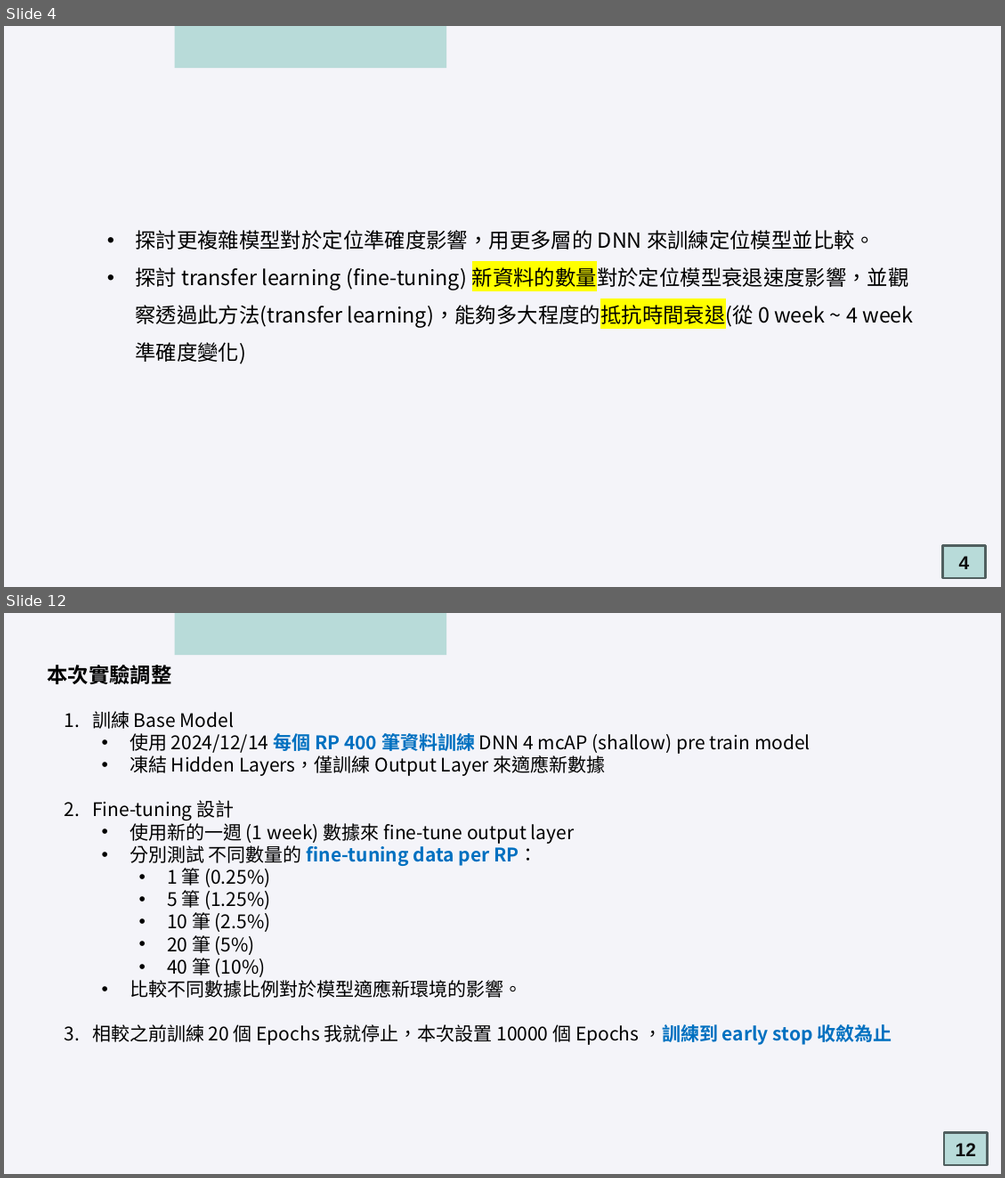
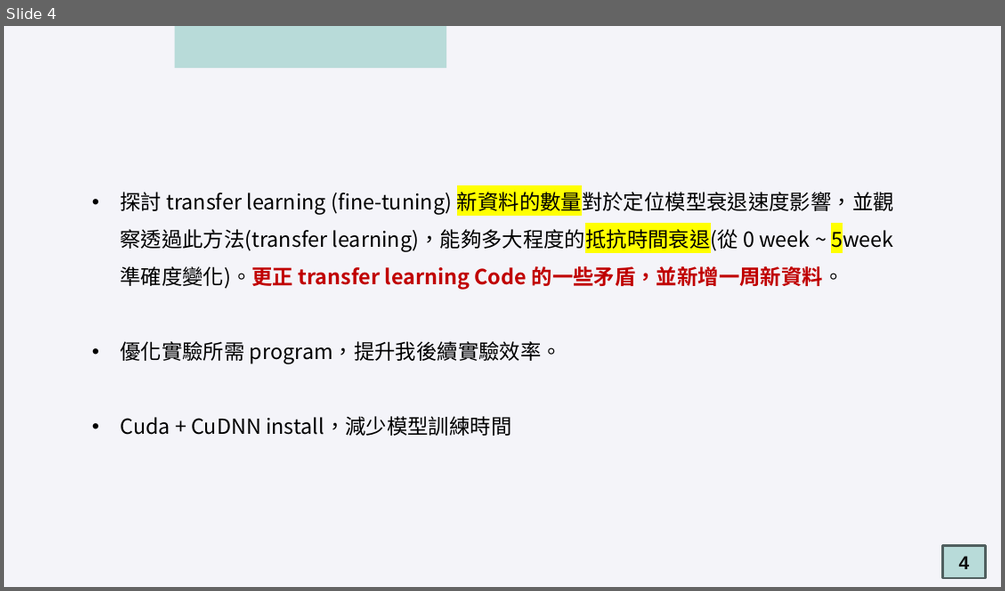
Before and after one commit to oscar9335/RTT_Research, a slide deck: meeting/2025-03-04/2025-03-04meeting 吳定洋.pptx. Shown one above the other, each under a label of ours: slides 4 and 12 before the commit, slide 4 after it; the slides between them are not shown. The pictures are 1005x1178 and 1005x591 pixels, drawn with LibreOffice and Linux fonts; fonts in the diff are those of the drawing. Boxes give left, top, right and bottom in pixels: in the first picture for what was removed or moved away, otherwise in the second. Text is boxed around its words. In the diff, an @@ line names an element or a change of style, - is before the commit and + after.

```diff
--- a/meeting/2025-03-04/2025-03-04meeting 吳定洋.pptx
+++ b/meeting/2025-03-04/2025-03-04meeting 吳定洋.pptx
@@ slide 12 removed at box(4, 613, 1001, 1174), background #F4F4F9 @@
@@ rectangle removed at box(175, 613, 446, 655) @@
@@ text removed at box(47, 665, 171, 684) @@
-本次實驗調整
@@ text removed at box(92, 711, 892, 1045) @@
-1. 訓練 Base Model
-  • 使用 2024/12/14 每個 RP 400 筆資料訓練 DNN 4 mcAP (shallow) pre train model
-  • 凍結 Hidden Layers，僅訓練 Output Layer 來適應新數據
-2. Fine-tuning 設計
-  • 使用新的一週 (1 week) 數據來 fine-tune output layer
-  • 分別測試 不同數量的 fine-tuning data per RP：
-    • 1 筆 (0.25%)
-    • 5 筆 (1.25%)
-    • 10 筆 (2.5%)
-    • 20 筆 (5%)
-    • 40 筆 (10%)
-  • 比較不同數據比例對於模型適應新環境的影響。
-3. 相較之前訓練 20 個 Epochs 我就停止，本次設置 10000 個 Epochs ，訓練到 early stop 收斂為止
@@ rectangle removed at box(944, 1133, 987, 1166) @@
-12
@@ slide 4 changed as well @@
@@ text at box(120, 188, 894, 435): text changed @@
-• 探討更複雜模型對於定位準確度影響，用更多層的 DNN 來訓練定位模型並比較。
-• 探討 transfer learning (fine-tuning) 新資料的數量對於定位模型衰退速度影響，並觀察透過此方法(transfer learning)，能夠多大程度的抵抗時間衰退(從 0 week ~ 4 week 準確度變化)
+• 探討 transfer learning (fine-tuning) 新資料的數量對於定位模型衰退速度影響，並觀察透過此方法(transfer learning)，能夠多大程度的抵抗時間衰退(從 0 week ~ 5week 準確度變化)。更正 transfer learning Code 的一些矛盾，並新增一周新資料。
+• 優化實驗所需 program，提升我後續實驗效率。
+• Cuda + CuDNN install，減少模型訓練時間
```
Also in this commit, not shown: 7 other slides changed, 9 slides added, 15 other slides removed, 6 other files.
